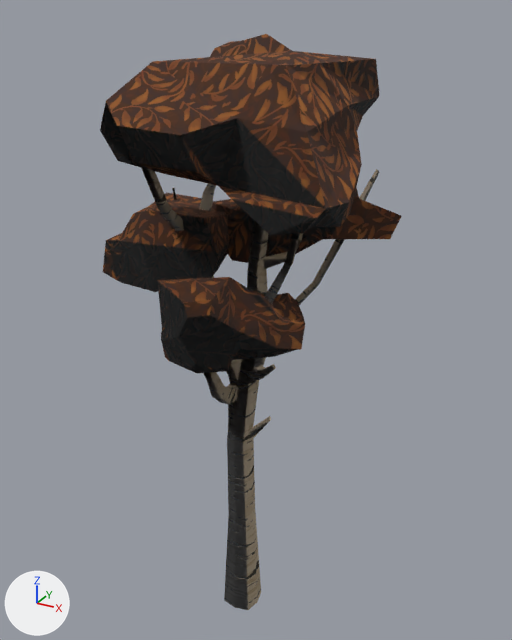
One commit to the Blender file LowPoly_Asset_Blend/D_Tree_tall.blend: the scene before it, then after it.
Camera for both pictures: a 50 mm lens placed at (7.66, -13.07, 14.43), pointed at (0.21, 0.47, 7.65). The axes (+X, +Y, +Z) are drawn at lower left. The lights are the same throughout.

The older version as bpy lines, for what is in view:
```python
me_cube_001 = bpy.data.meshes.new('Cube.001')
me_cube_001.from_pydata(...)  # 512 vertices, 502 faces; spans x -3.6..3.3, y -3.4..3.5, z -0.8..15.6
# faces by material slot: [162, 340]
me_cube_001.materials.append(mat_gold_leaf)
me_cube_001.materials.append(mat_birch_bark)
me_plane_018 = bpy.data.meshes.new('Plane.018')
me_plane_018.from_pydata(...)  # 340 vertices, 204 faces; spans x -3.52..4.59, y 0.45..8.24, z 6.77..14.05
me_plane_018.materials.append(mat_gold_trans)
ob_tall_tree_leaves = bpy.data.objects.new('Tall_tree_leaves', me_plane_018)
ob_tall_tree_leaves.location = (0.0, -4.19, 0.0)
ob_tall_tree_leaves.hide_set(True)
ob_tall_tree_trunk = bpy.data.objects.new('Tall_tree_trunk', me_cube_001)
ob_tall_tree_trunk.location = (0.0, 0.0, 0.0)
ob_tall_tree_trunk.scale = (0.894, 0.894, 0.894)
```
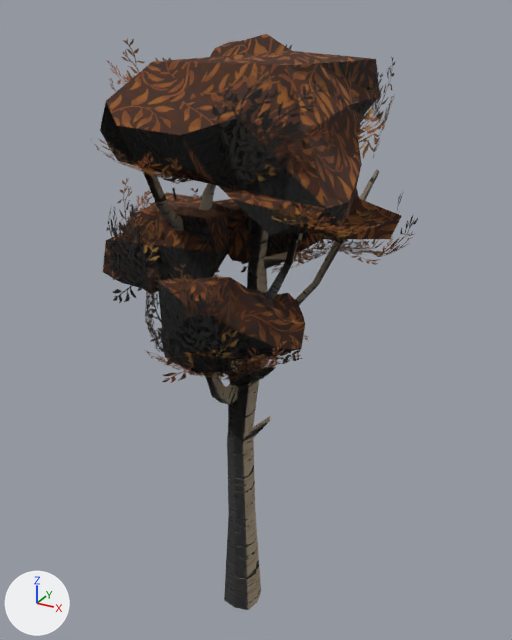
Commit message: made some notable improvements on pine tree

Patch to the scene script:
```diff
--- a/LowPoly_Asset_Blend/D_Tree_tall.blend.py
+++ b/LowPoly_Asset_Blend/D_Tree_tall.blend.py
@@ ob_tall_tree_leaves @@
 ob_tall_tree_leaves.location = (0.0, -4.19, 0.0)
-ob_tall_tree_leaves.hide_set(True)
```

Where the change shows, as pixel boxes [x1, y1, x2, y2] in the pictures (512 x 640 px):
'Tall_tree_leaves', shown
    after: [91, 39, 418, 383]
